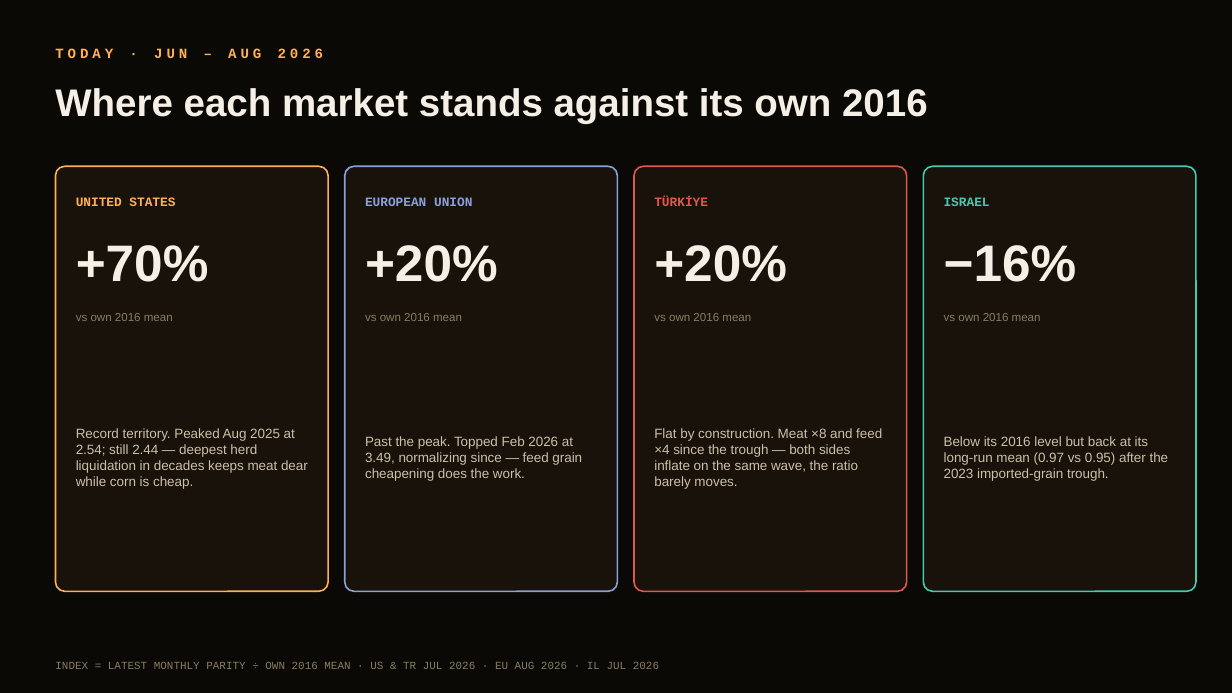
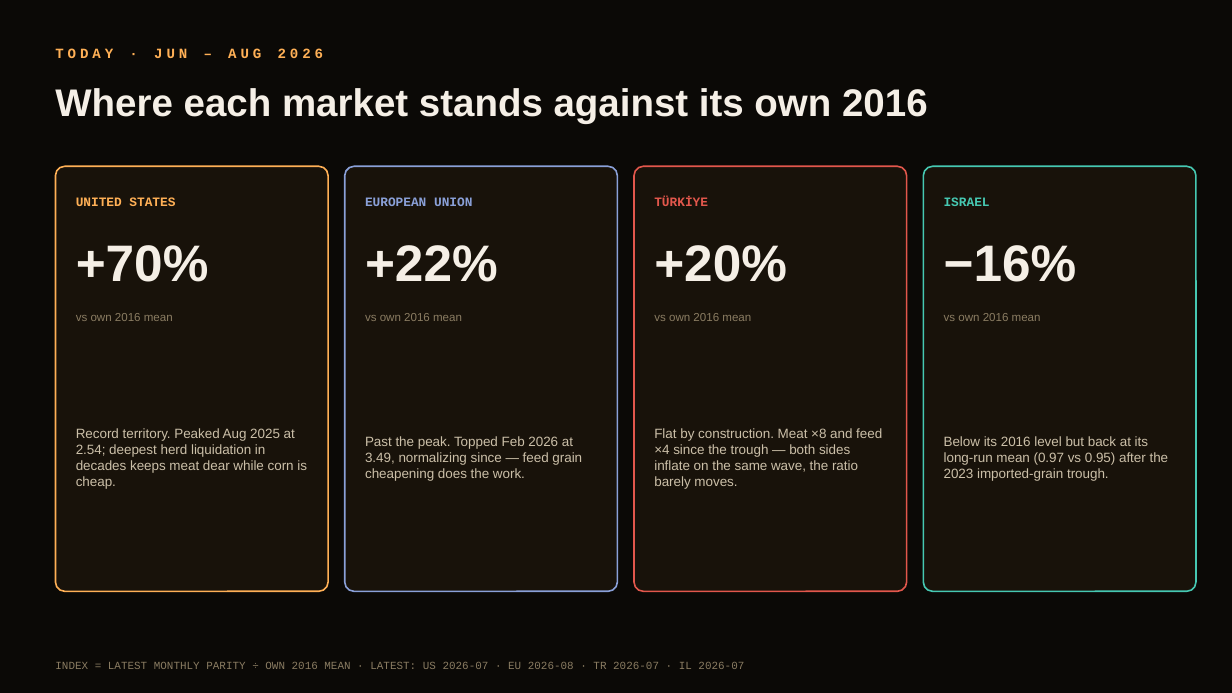
Before and after one commit to namikakmandev/namikakmandev.github.io, a slide deck: slide 8 of notes/cattle-parity-four-markets.pptx. Drawn at 1232x693 pixels with LibreOffice and Linux fonts; fonts in the diff are those of the drawing. Boxes give left, top, right and bottom in pixels: in the first picture for what was removed or moved away, otherwise in the second. Text is boxed around its words. In the diff, an @@ line names an element or a change of style, - is before the commit and + after.

```diff
--- a/notes/cattle-parity-four-markets.pptx
+++ b/notes/cattle-parity-four-markets.pptx
@@ text at (365,245,498,282): text changed @@
-+20%
++22%
@@ text at (76,428,307,489): text changed @@
-Record territory. Peaked Aug 2025 at 2.54; still 2.44 — deepest herd liquidation in decades keeps meat dear while corn is cheap.
+Record territory. Peaked Aug 2025 at 2.54; deepest herd liquidation in decades keeps meat dear while corn is cheap.
@@ text at (55,662,744,669): text changed @@
-INDEX = LATEST MONTHLY PARITY ÷ OWN 2016 MEAN · US & TR JUL 2026 · EU AUG 2026 · IL JUL 2026
+INDEX = LATEST MONTHLY PARITY ÷ OWN 2016 MEAN · LATEST: US 2026-07 · EU 2026-08 · TR 2026-07 · IL 2026-07
```
Also in this commit, not shown: 4 other slides changed, 2 other files.
